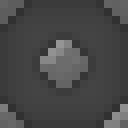
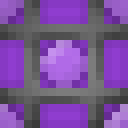
Comparing the layer stacks of the two w=128, h=128 images. Changes:
showed "Bars", painted on it over [0, 0, 128, 128]
hid "15" (2nd of 2, in "Colors") over [0, 0, 128, 128]
showed "10" (2nd of 2, in "Colors") over [0, 0, 128, 128]
